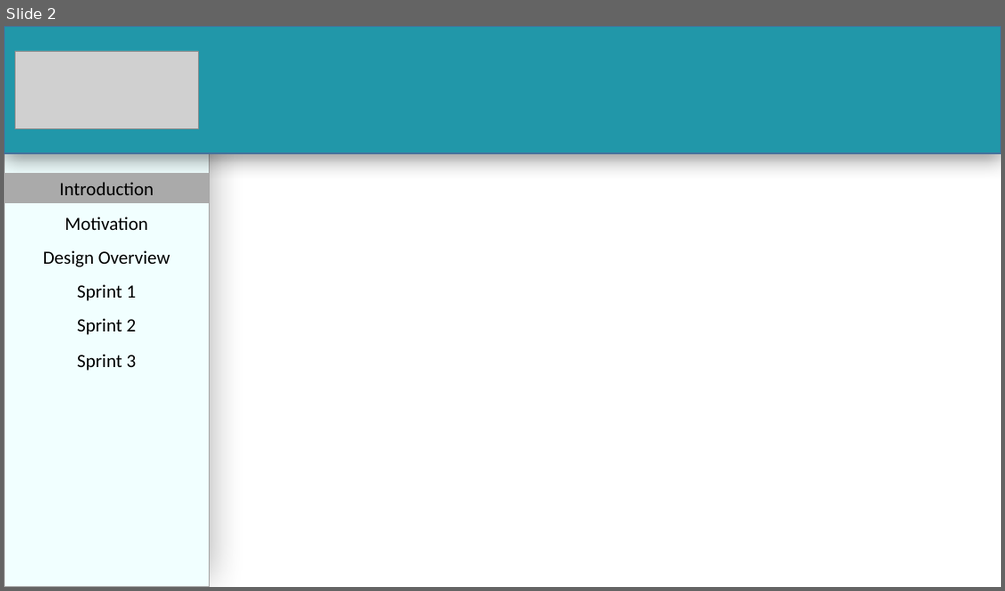
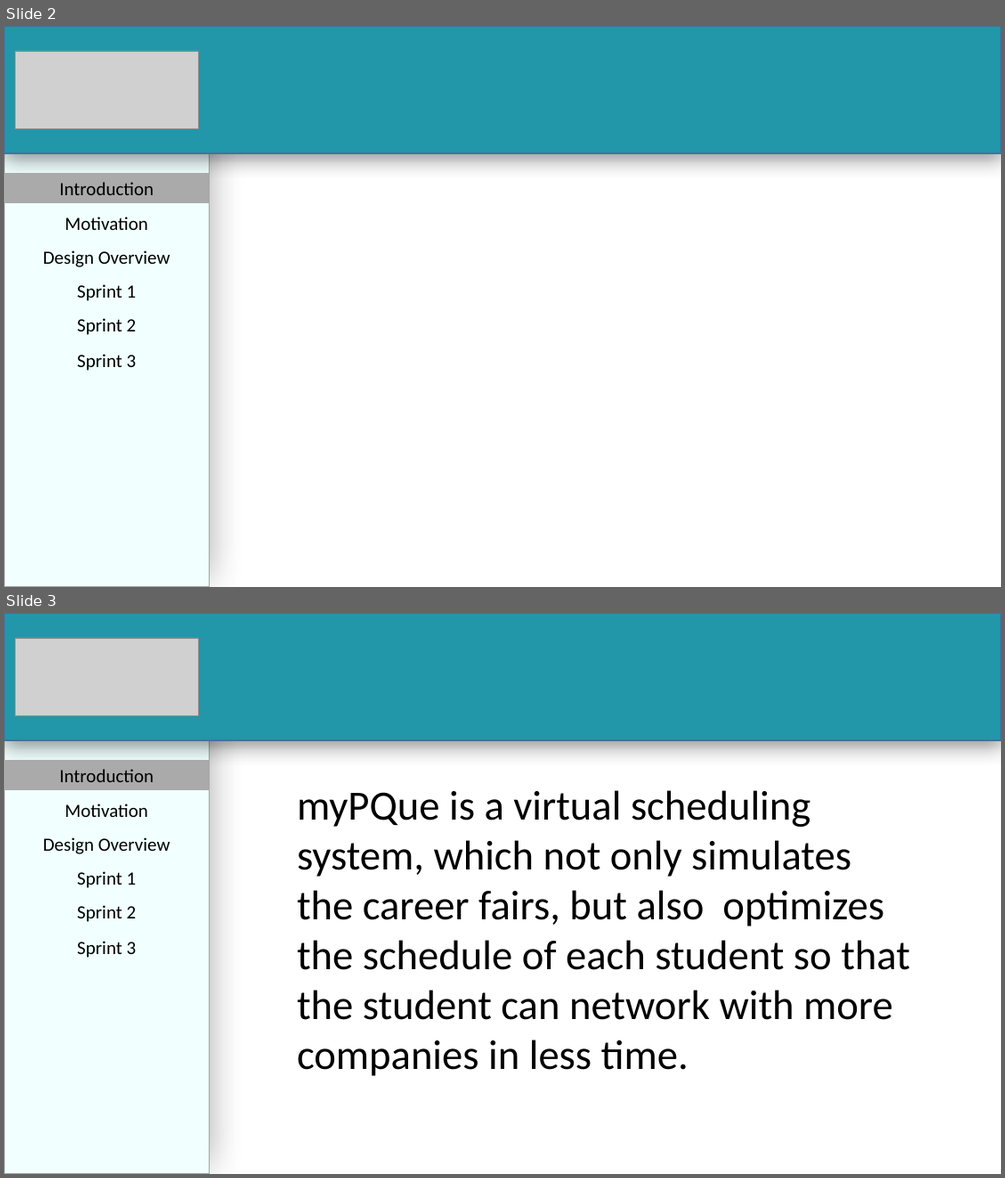
Before and after one commit to PalinaRawat/MyPQue, a slide deck: Documents/Team 7 - Sprint 3 Presentation.pptx. Shown one above the other, each under a label of ours: slide 2 before the commit, slides 2 and 3 after it. The pictures are 1005x591 and 1005x1178 pixels, drawn with LibreOffice and Linux fonts; fonts in the diff are those of the drawing; grey boxes stand for pictures. Boxes give left, top, right and bottom in pixels: in the first picture for what was removed or moved away, otherwise in the second. Text is boxed around its words. In the diff, an @@ line names an element or a change of style, - is before the commit and + after.

Commit message:
Presentation for Sprint 3 demo

```diff
--- a/Documents/Team 7 - Sprint 3 Presentation.pptx
+++ b/Documents/Team 7 - Sprint 3 Presentation.pptx
@@ slide 3 added at [4,613,1001,1174], background #FFFFFF @@
@@ rectangle added at [4,613,210,1174], fill #F1FFFF, outline #A5A5A5 1 pt @@
@@ rectangle added at [4,613,1001,740], fill #2197A9, outline #43739E 1 pt @@
@@ picture added at [16,638,198,715] @@
@@ rectangle added at [4,761,210,790], fill #AAAAAA, 18 pt, text #000000 @@
+Introduction
@@ text added at [297,790,910,1076], 40 pt, text #000000 @@
+myPQue is a virtual scheduling system, which not only simulates the career fairs, but also optimizes the schedule of each student so that the student can network with more companies in less time.
@@ text added at [65,803,148,817], 18 pt, text #000000 @@
+Motivation
@@ text added at [43,837,170,854], 18 pt, text #000000 @@
+Design Overview
@@ text added at [77,871,137,888], 18 pt, text #000000 @@
+Sprint 1
@@ text added at [77,905,137,922], 18 pt, text #000000 @@
+Sprint 2
@@ text added at [77,941,137,957], 18 pt, text #000000 @@
+Sprint 3
```
Also in this commit, not shown: 3 slides changed, 3 other slides added.
